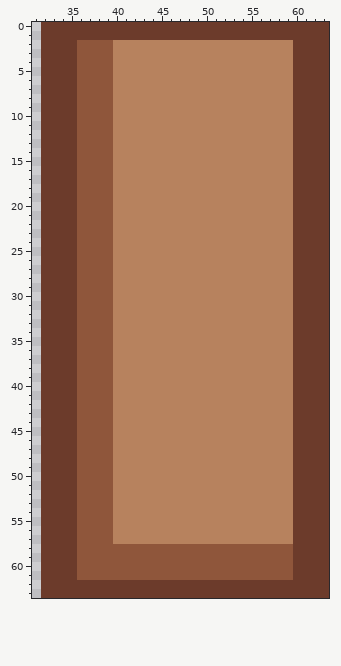
A pixel-art sprite gets an edit: Assets/Scenes/Main Folder/Art and Renders/vertical_wall.png. This is how it looked before the edit.
The file is 64x64 pixels. Shown: x 31..63, y 0..63.
New version:
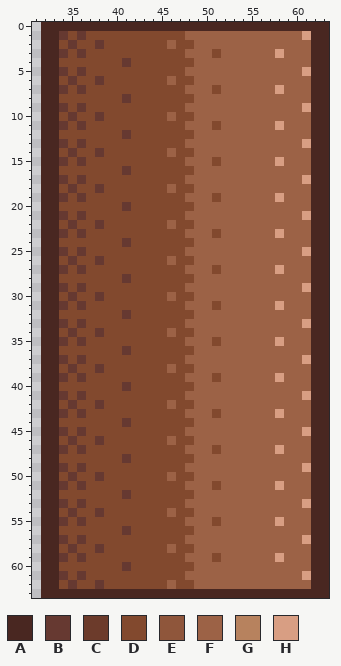
Palette (. is transparent): A #492721  B #663931  C #6c3b2b  D #82492e  E #8f563b  F #9c6246  G #b7825e  H #d89e83
What changed:
@@ x 31..63 @@
- 0 .CCCCCCCCCCCCCCCCCCCCCCCCCCCCCCCC
- 1 .CCCCCCCCCCCCCCCCCCCCCCCCCCCCCCCC
- 2 .CCCCEEEEGGGGGGGGGGGGGGGGGGGGCCCC
- 3 .CCCCEEEEGGGGGGGGGGGGGGGGGGGGCCCC
- 4 .CCCCEEEEGGGGGGGGGGGGGGGGGGGGCCCC
- 5 .CCCCEEEEGGGGGGGGGGGGGGGGGGGGCCCC
- 6 .CCCCEEEEGGGGGGGGGGGGGGGGGGGGCCCC
- 7 .CCCCEEEEGGGGGGGGGGGGGGGGGGGGCCCC
- 8 .CCCCEEEEGGGGGGGGGGGGGGGGGGGGCCCC
- 9 .CCCCEEEEGGGGGGGGGGGGGGGGGGGGCCCC
-10 .CCCCEEEEGGGGGGGGGGGGGGGGGGGGCCCC
-11 .CCCCEEEEGGGGGGGGGGGGGGGGGGGGCCCC
-12 .CCCCEEEEGGGGGGGGGGGGGGGGGGGGCCCC
-13 .CCCCEEEEGGGGGGGGGGGGGGGGGGGGCCCC
-14 .CCCCEEEEGGGGGGGGGGGGGGGGGGGGCCCC
-15 .CCCCEEEEGGGGGGGGGGGGGGGGGGGGCCCC
-16 .CCCCEEEEGGGGGGGGGGGGGGGGGGGGCCCC
-17 .CCCCEEEEGGGGGGGGGGGGGGGGGGGGCCCC
-18 .CCCCEEEEGGGGGGGGGGGGGGGGGGGGCCCC
-19 .CCCCEEEEGGGGGGGGGGGGGGGGGGGGCCCC
-20 .CCCCEEEEGGGGGGGGGGGGGGGGGGGGCCCC
-21 .CCCCEEEEGGGGGGGGGGGGGGGGGGGGCCCC
-22 .CCCCEEEEGGGGGGGGGGGGGGGGGGGGCCCC
-23 .CCCCEEEEGGGGGGGGGGGGGGGGGGGGCCCC
-24 .CCCCEEEEGGGGGGGGGGGGGGGGGGGGCCCC
-25 .CCCCEEEEGGGGGGGGGGGGGGGGGGGGCCCC
-26 .CCCCEEEEGGGGGGGGGGGGGGGGGGGGCCCC
-27 .CCCCEEEEGGGGGGGGGGGGGGGGGGGGCCCC
-28 .CCCCEEEEGGGGGGGGGGGGGGGGGGGGCCCC
-29 .CCCCEEEEGGGGGGGGGGGGGGGGGGGGCCCC
-30 .CCCCEEEEGGGGGGGGGGGGGGGGGGGGCCCC
-31 .CCCCEEEEGGGGGGGGGGGGGGGGGGGGCCCC
-32 .CCCCEEEEGGGGGGGGGGGGGGGGGGGGCCCC
-33 .CCCCEEEEGGGGGGGGGGGGGGGGGGGGCCCC
-34 .CCCCEEEEGGGGGGGGGGGGGGGGGGGGCCCC
-35 .CCCCEEEEGGGGGGGGGGGGGGGGGGGGCCCC
-36 .CCCCEEEEGGGGGGGGGGGGGGGGGGGGCCCC
-37 .CCCCEEEEGGGGGGGGGGGGGGGGGGGGCCCC
-38 .CCCCEEEEGGGGGGGGGGGGGGGGGGGGCCCC
-39 .CCCCEEEEGGGGGGGGGGGGGGGGGGGGCCCC
-40 .CCCCEEEEGGGGGGGGGGGGGGGGGGGGCCCC
-41 .CCCCEEEEGGGGGGGGGGGGGGGGGGGGCCCC
-42 .CCCCEEEEGGGGGGGGGGGGGGGGGGGGCCCC
-43 .CCCCEEEEGGGGGGGGGGGGGGGGGGGGCCCC
-44 .CCCCEEEEGGGGGGGGGGGGGGGGGGGGCCCC
-45 .CCCCEEEEGGGGGGGGGGGGGGGGGGGGCCCC
-46 .CCCCEEEEGGGGGGGGGGGGGGGGGGGGCCCC
-47 .CCCCEEEEGGGGGGGGGGGGGGGGGGGGCCCC
-48 .CCCCEEEEGGGGGGGGGGGGGGGGGGGGCCCC
-49 .CCCCEEEEGGGGGGGGGGGGGGGGGGGGCCCC
-50 .CCCCEEEEGGGGGGGGGGGGGGGGGGGGCCCC
-51 .CCCCEEEEGGGGGGGGGGGGGGGGGGGGCCCC
-52 .CCCCEEEEGGGGGGGGGGGGGGGGGGGGCCCC
-53 .CCCCEEEEGGGGGGGGGGGGGGGGGGGGCCCC
-54 .CCCCEEEEGGGGGGGGGGGGGGGGGGGGCCCC
-55 .CCCCEEEEGGGGGGGGGGGGGGGGGGGGCCCC
-56 .CCCCEEEEGGGGGGGGGGGGGGGGGGGGCCCC
-57 .CCCCEEEEGGGGGGGGGGGGGGGGGGGGCCCC
-58 .CCCCEEEEEEEEEEEEEEEEEEEEEEEECCCC
-59 .CCCCEEEEEEEEEEEEEEEEEEEEEEEECCCC
-60 .CCCCEEEEEEEEEEEEEEEEEEEEEEEECCCC
-61 .CCCCEEEEEEEEEEEEEEEEEEEEEEEECCCC
-62 .CCCCCCCCCCCCCCCCCCCCCCCCCCCCCCCC
-63 .CCCCCCCCCCCCCCCCCCCCCCCCCCCCCCCC
+ 0 .AAAAAAAAAAAAAAAAAAAAAAAAAAAAAAAA
+ 1 .AABDBDDDDDDDDDDDFFFFFFFFFFFFFHAA
+ 2 .AADBDDBDDDDDDDFDDFFFFFFFFFFFFFAA
+ 3 .AABDBDDDDDDDDDDDFFFDFFFFFFHFFFAA
+ 4 .AADDDDDDDBDDDDDDDFFFFFFFFFFFFFAA
+ 5 .AABDBDDDDDDDDDDDFFFFFFFFFFFFFHAA
+ 6 .AADBDDBDDDDDDDFDDFFFFFFFFFFFFFAA
+ 7 .AABDBDDDDDDDDDDDFFFDFFFFFFHFFFAA
+ 8 .AADDDDDDDBDDDDDDDFFFFFFFFFFFFFAA
+ 9 .AABDBDDDDDDDDDDDFFFFFFFFFFFFFHAA
+10 .AADBDDBDDDDDDDFDDFFFFFFFFFFFFFAA
+11 .AABDBDDDDDDDDDDDFFFDFFFFFFHFFFAA
+12 .AADDDDDDDBDDDDDDDFFFFFFFFFFFFFAA
+13 .AABDBDDDDDDDDDDDFFFFFFFFFFFFFHAA
+14 .AADBDDBDDDDDDDFDDFFFFFFFFFFFFFAA
+15 .AABDBDDDDDDDDDDDFFFDFFFFFFHFFFAA
+16 .AADDDDDDDBDDDDDDDFFFFFFFFFFFFFAA
+17 .AABDBDDDDDDDDDDDFFFFFFFFFFFFFHAA
+18 .AADBDDBDDDDDDDFDDFFFFFFFFFFFFFAA
+19 .AABDBDDDDDDDDDDDFFFDFFFFFFHFFFAA
+20 .AADDDDDDDBDDDDDDDFFFFFFFFFFFFFAA
+21 .AABDBDDDDDDDDDDDFFFFFFFFFFFFFHAA
+22 .AADBDDBDDDDDDDFDDFFFFFFFFFFFFFAA
+23 .AABDBDDDDDDDDDDDFFFDFFFFFFHFFFAA
+24 .AADDDDDDDBDDDDDDDFFFFFFFFFFFFFAA
+25 .AABDBDDDDDDDDDDDFFFFFFFFFFFFFHAA
+26 .AADBDDBDDDDDDDFDDFFFFFFFFFFFFFAA
+27 .AABDBDDDDDDDDDDDFFFDFFFFFFHFFFAA
+28 .AADDDDDDDBDDDDDDDFFFFFFFFFFFFFAA
+29 .AABDBDDDDDDDDDDDFFFFFFFFFFFFFHAA
+30 .AADBDDBDDDDDDDFDDFFFFFFFFFFFFFAA
+31 .AABDBDDDDDDDDDDDFFFDFFFFFFHFFFAA
+32 .AADDDDDDDBDDDDDDDFFFFFFFFFFFFFAA
+33 .AABDBDDDDDDDDDDDFFFFFFFFFFFFFHAA
+34 .AADBDDBDDDDDDDFDDFFFFFFFFFFFFFAA
+35 .AABDBDDDDDDDDDDDFFFDFFFFFFHFFFAA
+36 .AADDDDDDDBDDDDDDDFFFFFFFFFFFFFAA
+37 .AABDBDDDDDDDDDDDFFFFFFFFFFFFFHAA
+38 .AADBDDBDDDDDDDFDDFFFFFFFFFFFFFAA
+39 .AABDBDDDDDDDDDDDFFFDFFFFFFHFFFAA
+40 .AADDDDDDDBDDDDDDDFFFFFFFFFFFFFAA
+41 .AABDBDDDDDDDDDDDFFFFFFFFFFFFFHAA
+42 .AADBDDBDDDDDDDFDDFFFFFFFFFFFFFAA
+43 .AABDBDDDDDDDDDDDFFFDFFFFFFHFFFAA
+44 .AADDDDDDDBDDDDDDDFFFFFFFFFFFFFAA
+45 .AABDBDDDDDDDDDDDFFFFFFFFFFFFFHAA
+46 .AADBDDBDDDDDDDFDDFFFFFFFFFFFFFAA
+47 .AABDBDDDDDDDDDDDFFFDFFFFFFHFFFAA
+48 .AADDDDDDDBDDDDDDDFFFFFFFFFFFFFAA
+49 .AABDBDDDDDDDDDDDFFFFFFFFFFFFFHAA
+50 .AADBDDBDDDDDDDFDDFFFFFFFFFFFFFAA
+51 .AABDBDDDDDDDDDDDFFFDFFFFFFHFFFAA
+52 .AADDDDDDDBDDDDDDDFFFFFFFFFFFFFAA
+53 .AABDBDDDDDDDDDDDFFFFFFFFFFFFFHAA
+54 .AADBDDBDDDDDDDFDDFFFFFFFFFFFFFAA
+55 .AABDBDDDDDDDDDDDFFFDFFFFFFHFFFAA
+56 .AADDDDDDDBDDDDDDDFFFFFFFFFFFFFAA
+57 .AABDBDDDDDDDDDDDFFFFFFFFFFFFFHAA
+58 .AADBDDBDDDDDDDFDDFFFFFFFFFFFFFAA
+59 .AABDBDDDDDDDDDDDFFFDFFFFFFHFFFAA
+60 .AADDDDDDDBDDDDDDDFFFFFFFFFFFFFAA
+61 .AABDBDDDDDDDDDDDFFFFFFFFFFFFFHAA
+62 .AADBDDBDDDDDDDFDDFFFFFFFFFFFFFAA
+63 .AAAAAAAAAAAAAAAAAAAAAAAAAAAAAAAA
Boxes around the changes in both pictures, in picture pixels (x1, y1, x2, y2):
changed: (41, 22, 329, 598)
